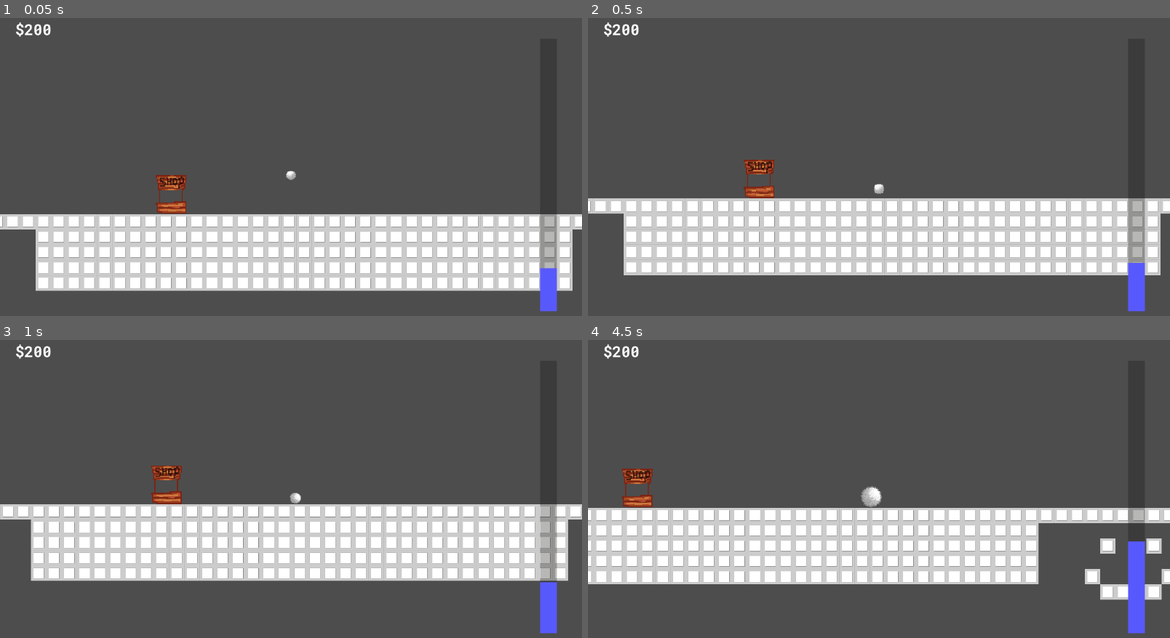
Above: before the commit, frames 1-4 (two rows, left to right).
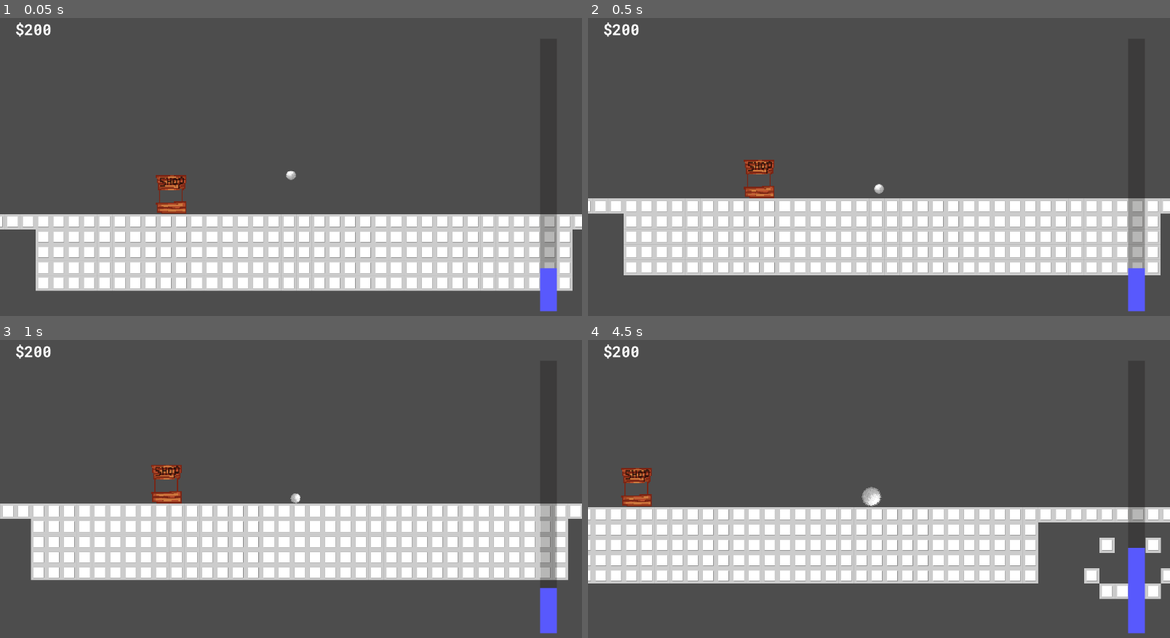
Above: after the commit, the same moments.

Repository: pranavdasan/GDC-Game-Jam-2026
Game: Godot game, scene res://levels/main.tscn
Same seed, same stepped clock (60 frames per second), same inputs: the game is played once before the commit and once after it.
Inputs:
- Up to frame 1 (0.05 s): no input
- Up to frame 2 (0.5 s): no input
- Up to frame 3 (1 s): tap Enter at 0.5 s; hold D (move_right) from 0.53 s (still down); tap 0 at 0.6 s
- Up to frame 4 (4.5 s): release D (move_right) at 1.28 s; hold S (move_down) 1.28-2.03 s; tap 9 at 1.35, 2.85, 4.35 s; hold D (move_right) 2.03-2.78 s; tap 0 at 2.1, 3.6 s; hold Up (move_up) 2.78-3.53 s; hold A (move_left) from 3.53 s (still down)

Frame 1 is identical in both runs. In frame 2, less than 0.1% of the frame differs, in the area x 49-96%, y 55-85%; in frame 3, 2.4%; in frame 4, 4.8%, in the area x 0-100%, y 42-88%.

Commit message:
Makes it so snowball can only gain size when moving ON GROUND

Diff:
--- a/scenes/snowball.tscn
+++ b/scenes/snowball.tscn
@@ -18,3 +18,8 @@
 
 [node name="CollisionShape2D" type="CollisionShape2D" parent="." unique_id=655201550]
 shape = SubResource("CircleShape2D_xsgkx")
+
+[node name="RayCast2D" type="RayCast2D" parent="." unique_id=1134260681]
+exclude_parent = false
+target_position = Vector2(0, 100)
+collide_with_areas = true
--- a/scripts/hud/ability_hud.gd
+++ b/scripts/hud/ability_hud.gd
@@ -31,7 +31,6 @@
 				floor(float(ability.id) / 8) * ABILITY_SHEET_PIXEL_WIDTH
 			)
 
-			print("i made it")
 			add_child(AbilityButton)
 
 			# pressed event for every button that passes the ability id (for ability_handler)
--- a/scripts/snowball/snowball.gd
+++ b/scripts/snowball/snowball.gd
@@ -12,6 +12,14 @@
 
 @onready var CollisionShape: CollisionShape2D = $CollisionShape2D
 @onready var Sprite: Sprite2D = $Sprite2D
+@onready var RayCast : RayCast2D = $RayCast2D
+
+# which objects are reocgnized as the floor
+# name : type
+var floor_objects = [
+	"WorldBoundary",
+	"TileMapLayer"
+]
 
 var current_radius: float
 @export var original_scale: Vector2
@@ -44,12 +52,14 @@
 		apply_central_force(Vector2(input_vector.x * speed,0))
 
 func handle_growth(delta: float) -> void:
-	# Check if snowball fully moving (so not for every button press)
-	if linear_velocity.length() < 100:
-		return
 
-	# Check if max size is reached
-	if current_radius >= max_radius:
+
+	# Check if snowball fully moving (so not for every button press) and not exceed max_radius
+	if (
+			linear_velocity.length() < 100
+			or current_radius >= max_radius
+			or not touching_floor()
+		):
 		return
 
 	var growth_amount: float = speed * growth_rate * delta
@@ -75,5 +85,16 @@
 func update_mass() -> void:
 	mass = base_mass + (current_radius - base_radius) * mass_growth_multiplier
 
+func touching_floor() -> bool:
+	RayCast.target_position.y = current_radius
+	RayCast.global_rotation = 0
+
+	var raycast_collider = RayCast.get_collider()
+
+	if raycast_collider:
+		return floor_objects.find(raycast_collider.name) != -1
+	else:
+		return false
+
 func player_shop_method() -> void:
 	pass
